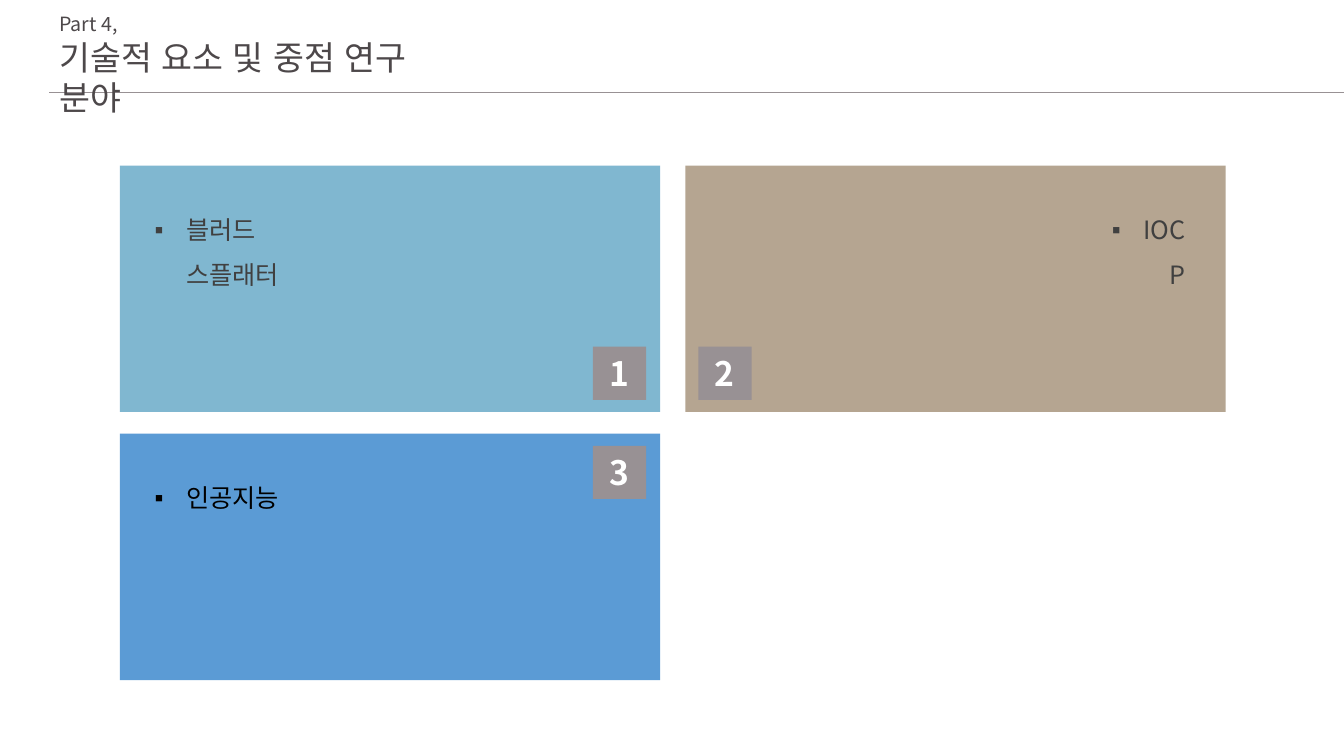
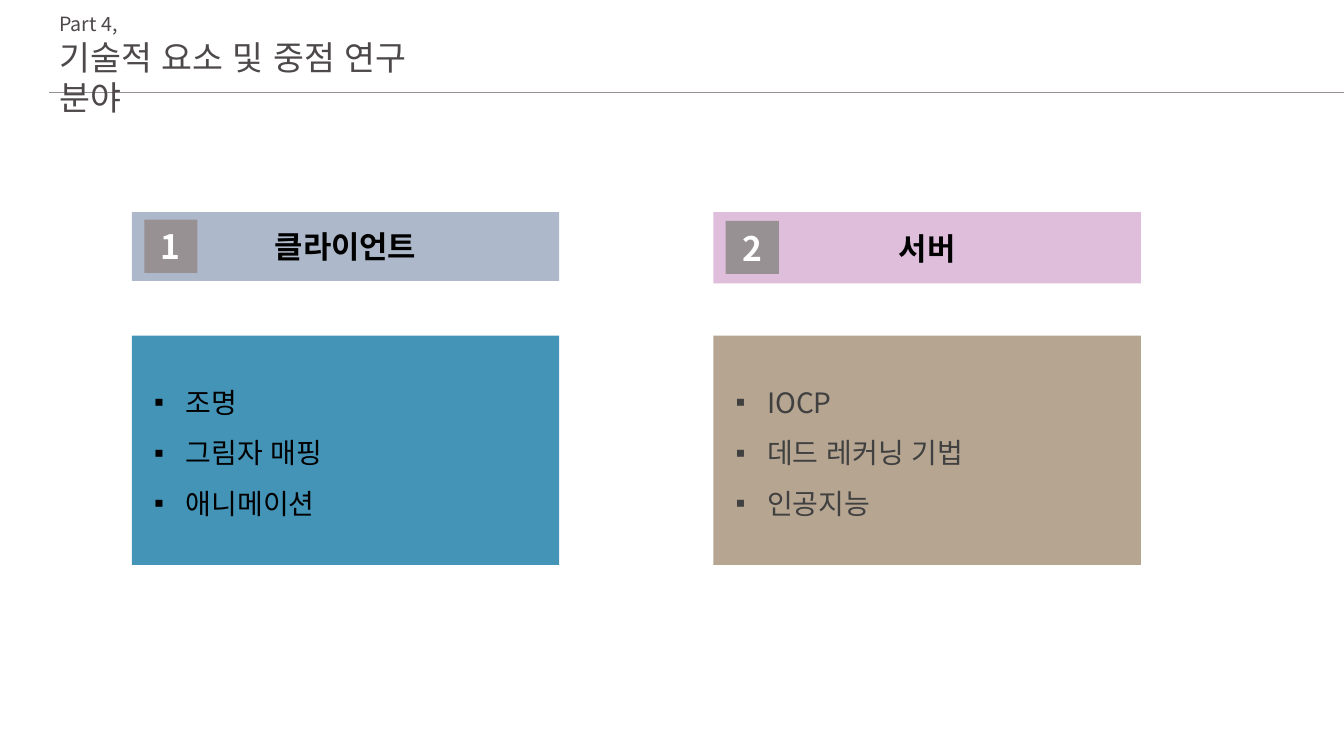
Before and after one commit to ghk01214/KPUFinalGame-deprecated-, a slide deck: slide 12 of docs/초안.pptx (slide 7 before the commit). Drawn at 1344x756 pixels with LibreOffice and Linux fonts; fonts in the diff are those of the drawing. Boxes give left, top, right and bottom in pixels: in the first picture for what was removed or moved away, otherwise in the second. Text is boxed around its words. In the diff, an @@ line names an element or a change of style, - is before the commit and + after.

```diff
--- a/docs/초안.pptx
+++ b/docs/초안.pptx
@@ rectangle removed at <box>120,165,660,411</box> @@
@@ rectangle added at <box>132,212,560,280</box>, fill #ADB9CA, 22 pt, text #000000, bold @@
+클라이언트
@@ rectangle: place and size @@
-rectangle at <box>593,347,646,400</box>
+rectangle at <box>144,220,198,273</box>
@@ rectangle "1": place and size @@
-rectangle "1" at <box>599,348,640,398</box>
+rectangle "1" at <box>150,221,192,271</box>
@@ text removed at <box>186,218,279,286</box> @@
-▪ 블러드 스플래터
@@ rectangle added at <box>714,212,1141,283</box>, fill #DFBEDC, 22 pt, text #000000, bold @@
+서버
@@ rectangle: place and size @@
-rectangle at <box>699,347,752,400</box>
+rectangle at <box>726,221,779,274</box>
@@ rectangle "2": place and size @@
-rectangle "2" at <box>705,349,746,399</box>
+rectangle "2" at <box>732,223,773,273</box>
@@ rectangle: place and size @@
-rectangle at <box>120,434,660,680</box>
+rectangle at <box>132,336,560,565</box>
@@ rectangle at <box>132,336,560,565</box>: fill #5B9BD5 to #4494B8 @@
@@ rectangle: place and size @@
-rectangle at <box>686,165,1226,411</box>
+rectangle at <box>714,336,1141,565</box>
@@ text "IOCP": place and size @@
-text "IOCP" at <box>1087,195,1196,246</box>
+text "IOCP" at <box>767,392,964,516</box>
@@ text at <box>186,390,323,516</box>: text changed; size 18 to 20 pt @@
-▪ 인공지능
+▪ 조명
+▪ 그림자 매핑
+▪ 애니메이션
@@ text at <box>767,392,832,413</box>: size 18 to 20 pt in "IOCP"; alignment right to left @@
@@ rectangle removed at <box>593,446,646,499</box> @@
@@ rectangle removed at <box>599,447,640,497</box> @@
-3
@@ text at <box>767,440,964,516</box>: paragraphs added @@
+▪ 데드 레커닝 기법
+▪ 인공지능
```
Also in this commit, not shown: 5 other slides changed, 9 slides added, 3 slides removed.
